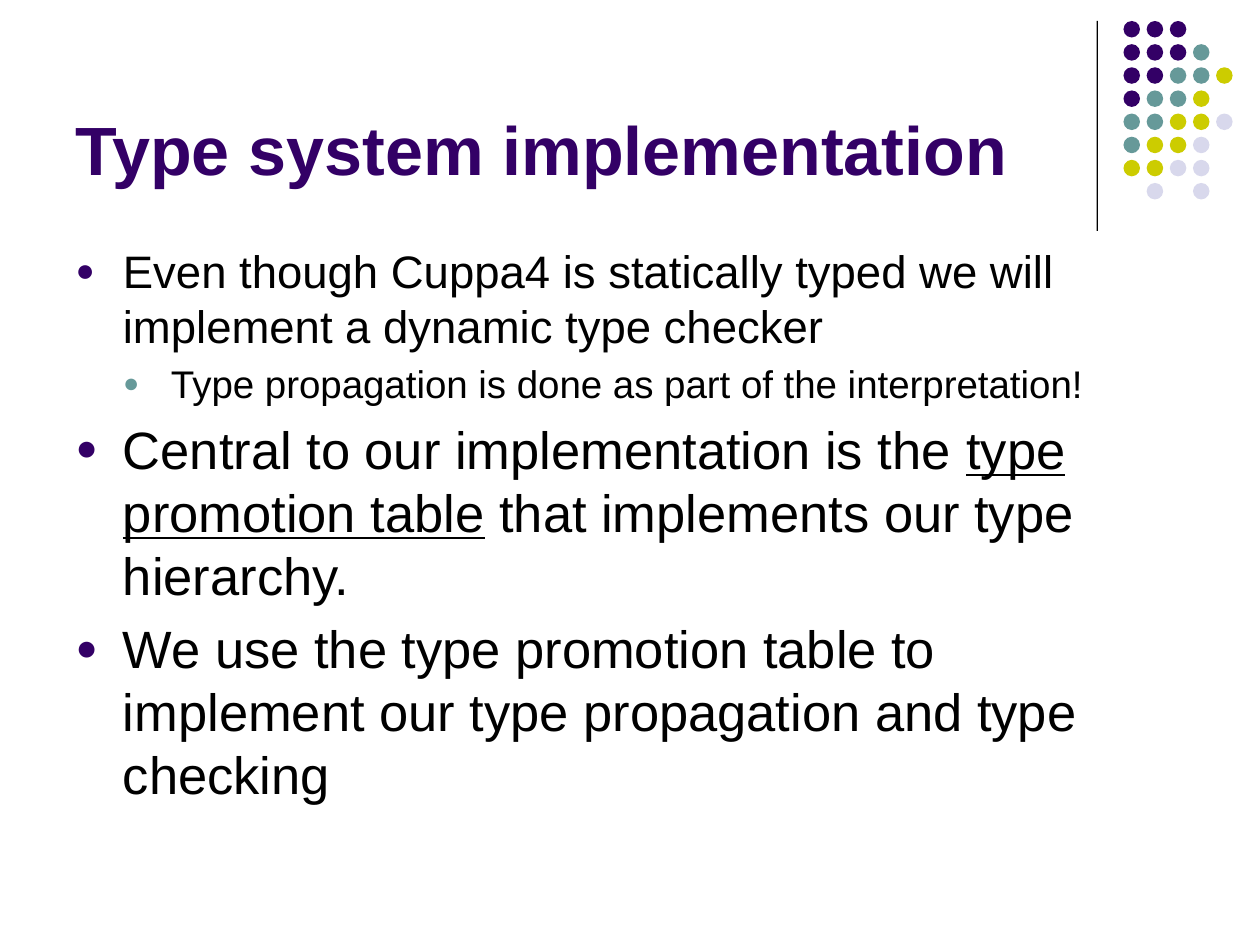
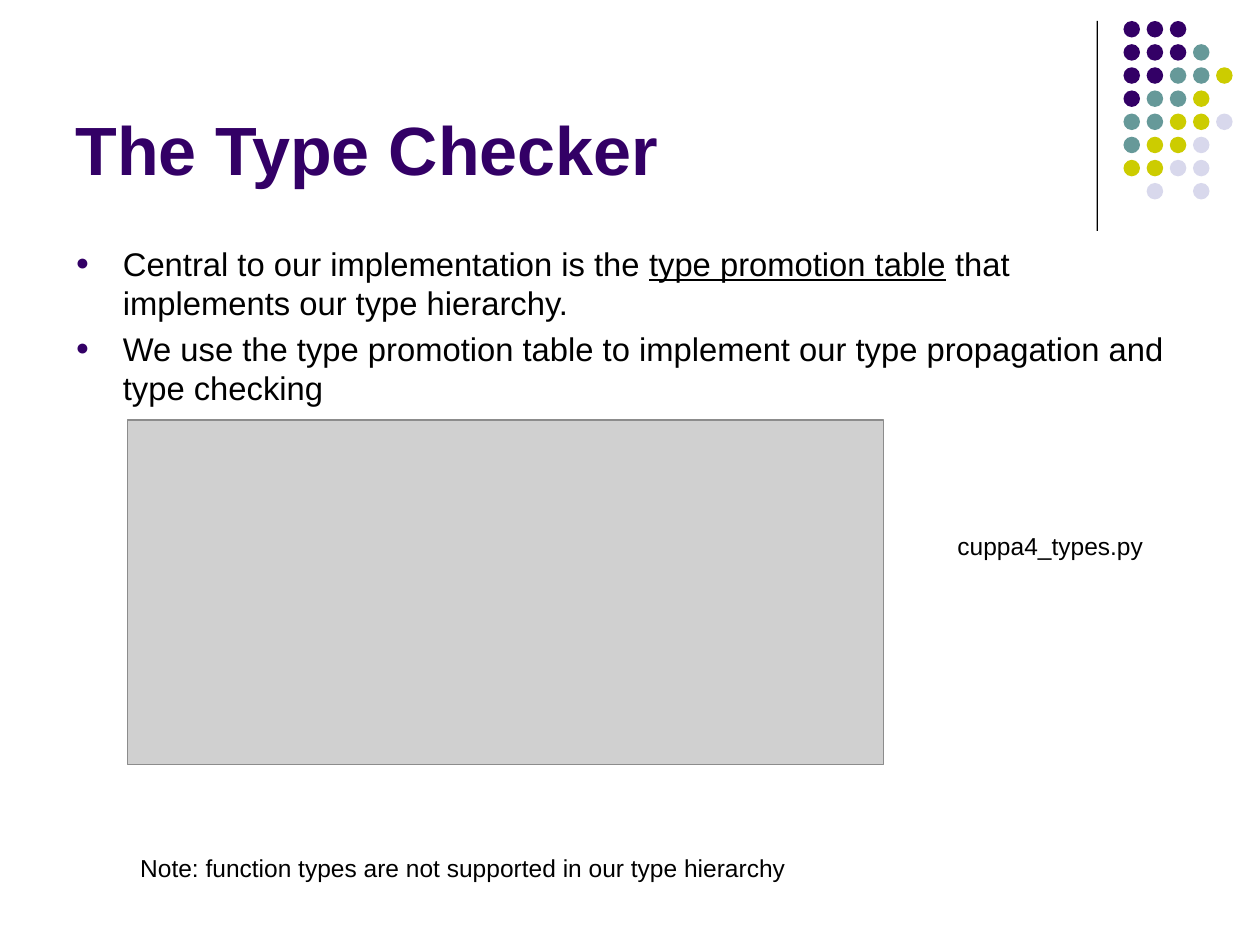
Before and after one commit to lutzhamel/CSC402, a slide deck: slide 32 of notes/csc402-ln018.pptx (slide 30 before the commit). Drawn at 1260x945 pixels with LibreOffice and Linux fonts; fonts in the diff are those of the drawing; grey boxes stand for pictures. Boxes give left, top, right and bottom in pixels: in the first picture for what was removed or moved away, otherwise in the second. Text is boxed around its words. In the diff, an @@ line names an element or a change of style, - is before the commit and + after.

```diff
--- a/notes/csc402-ln018.pptx
+++ b/notes/csc402-ln018.pptx
@@ title at bbox=[76, 125, 658, 188]: text changed @@
-Type system implementation
+The Type Checker
@@ text "Central to our implementation is ..." at bbox=[123, 252, 1164, 407]: size 30 to 18.8 pt; less space between paragraphs @@
@@ text at bbox=[123, 255, 1083, 406]: paragraphs removed @@
-● Even though Cuppa4 is statically typed we will implement a dynamic type checker
-  ● Type propagation is done as part of the interpretation!
@@ picture added at bbox=[127, 420, 883, 765] @@
@@ text added at bbox=[957, 538, 1143, 560], 14 pt, text #000000 @@
+cuppa4_types.py
@@ text added at bbox=[140, 859, 785, 882], 14 pt, text #000000 @@
+Note: function types are not supported in our type hierarchy
```
Also in this commit, not shown: 1 other slide changed, 14 slides added, 4 slides removed, 2 other files.
